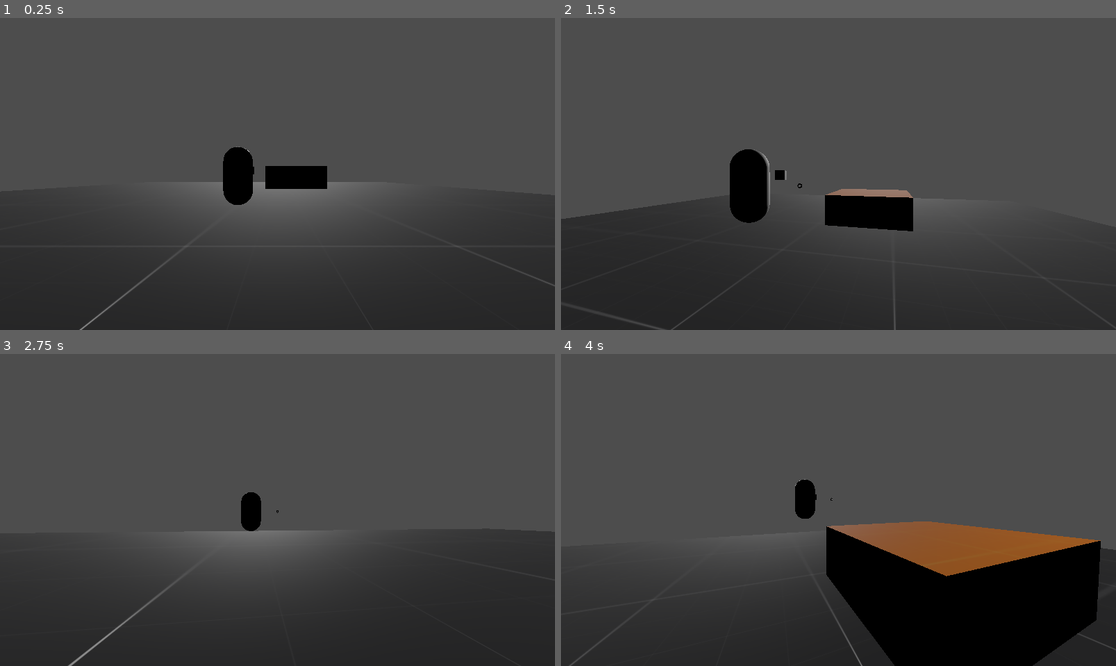
Above: before the commit, frames 1-4 (two rows, left to right).
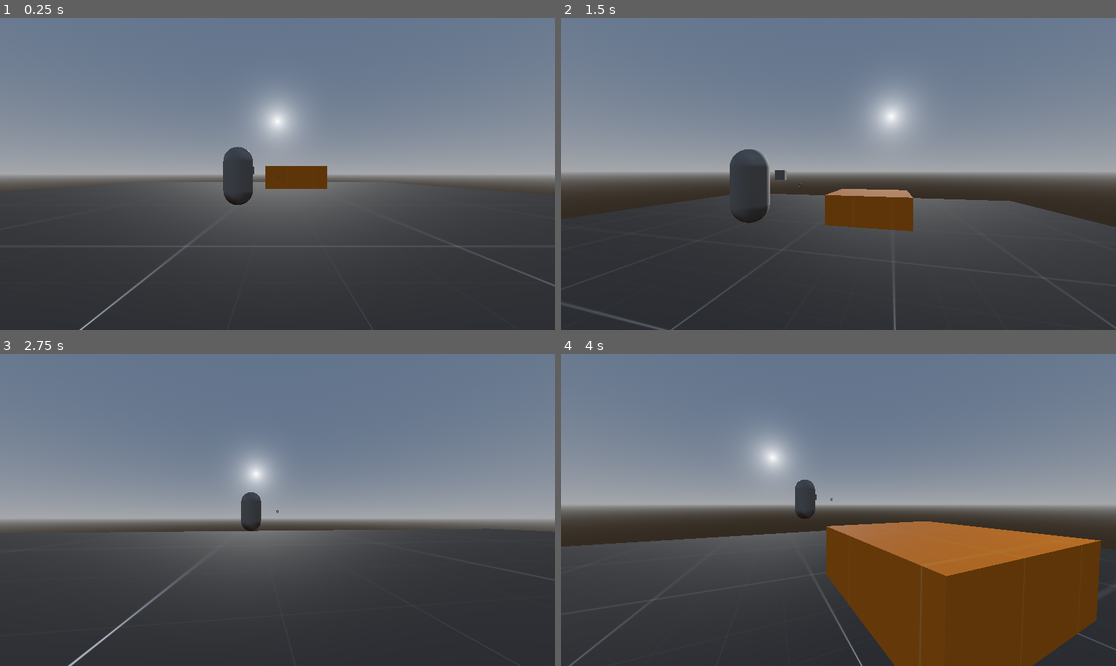
Above: after the commit, the same moments.

Repository: kylekrause3/man-vs-godot
Game: Godot game, scene res://scenes/levels/dev.tscn
Two runs of this game, one before a commit and one after it. Both use one fixed random seed, a clock stepped at 60 frames per second and the inputs below.
Inputs (mouse positions are in pixels of both pictures, inside the frame that each line leads up to):
- Up to frame 1 (0.25 s): no input
- Up to frame 2 (1.5 s): tap Enter at 0.5 s; move the mouse to (866, 174) at 0.52 s; hold Shift (sprint) 0.53-1.28 s; hold W (up) from 0.53 s (still down); click (866, 174) at 0.67 s; tap Space (jump) at 0.77 s; move the mouse to (810, 174) at 1.27 s; tap R (teleport) at 1.35 s
- Up to frame 3 (2.75 s): keep holding W (up); tap Space (jump) at 1.52 s; move the mouse to (288, 503) at 2.02 s; hold Shift (sprint) from 2.03 s (still down)
- Up to frame 4 (4 s): keep holding W (up); move the mouse to (832, 516) at 2.77 s; release Shift (sprint) at 2.78 s; tap R (teleport) at 2.85 s; click (832, 516) at 2.92 s; tap Space (jump) at 3.02, 3.77 s; move the mouse to (877, 513) at 3.52 s; hold Shift (sprint) from 3.53 s (still down)

The runs differ from the first frame. In frame 1, 53% of the frame differs, in the area x 0-100%, y 0-100%; in frame 2, 59%; in frame 3, 55%; in frame 4, 74%.

Commit message:
add world environment node

Diff:
--- a/mvb/scenes/levels/dev.tscn
+++ b/mvb/scenes/levels/dev.tscn
@@ -1,8 +1,17 @@
-[gd_scene load_steps=4 format=3 uid="uid://ch5di1sketwlj"]
+[gd_scene load_steps=7 format=3 uid="uid://ch5di1sketwlj"]
 
 [ext_resource type="Material" uid="uid://dkuf50nqh212g" path="res://assets/prototype materials/dark.tres" id="1_ydb30"]
 [ext_resource type="PackedScene" uid="uid://c1rwqvopitm2k" path="res://scenes/entities/player.tscn" id="2_4ar6o"]
 [ext_resource type="Material" uid="uid://i2erveger8kt" path="res://assets/prototype materials/orange.tres" id="2_bqffe"]
+
+[sub_resource type="ProceduralSkyMaterial" id="ProceduralSkyMaterial_cv1yb"]
+
+[sub_resource type="Sky" id="Sky_omun6"]
+sky_material = SubResource("ProceduralSkyMaterial_cv1yb")
+
+[sub_resource type="Environment" id="Environment_pw1en"]
+background_mode = 2
+sky = SubResource("Sky_omun6")
 
 [node name="dev" type="Node3D"]
 
@@ -21,7 +30,10 @@
 size = Vector3(4.51172, 2.0376, 4.1189)
 material = ExtResource("2_bqffe")
 
-[node name="DirectionalLight3D" type="DirectionalLight3D" parent="map"]
+[node name="WorldEnvironment" type="WorldEnvironment" parent="map"]
+environment = SubResource("Environment_pw1en")
+
+[node name="DirectionalLight3D" type="DirectionalLight3D" parent="map/WorldEnvironment"]
 transform = Transform3D(1, 0, 0, 0, -0.967946, 0.251157, 0, -0.251157, -0.967946, -27.5929, 370.384, -253.058)
 
 [node name="Player" parent="." instance=ExtResource("2_4ar6o")]
